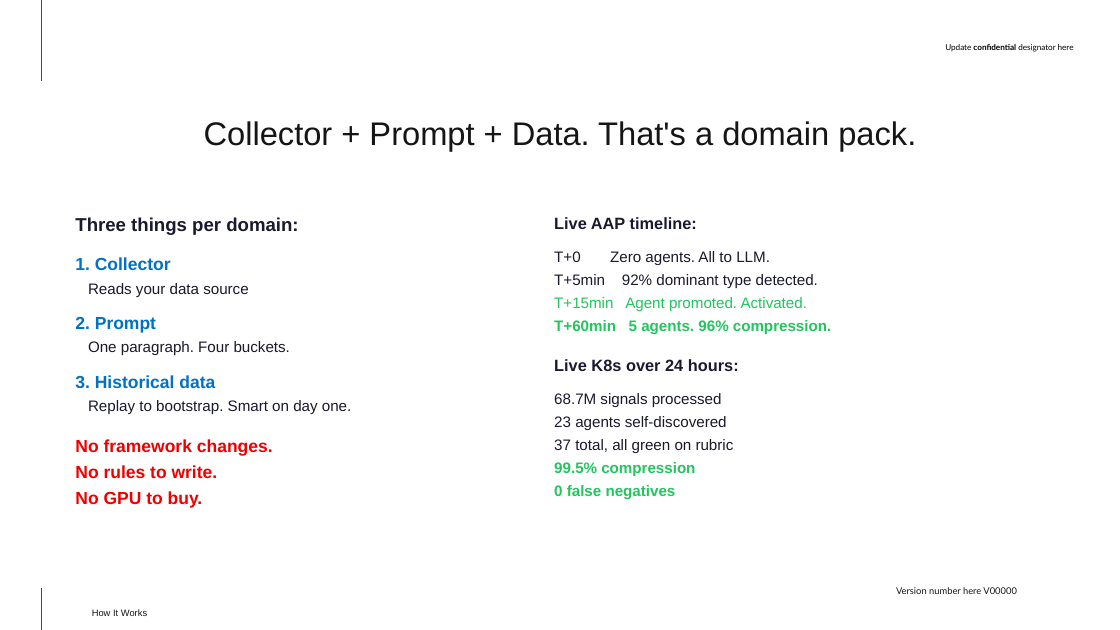
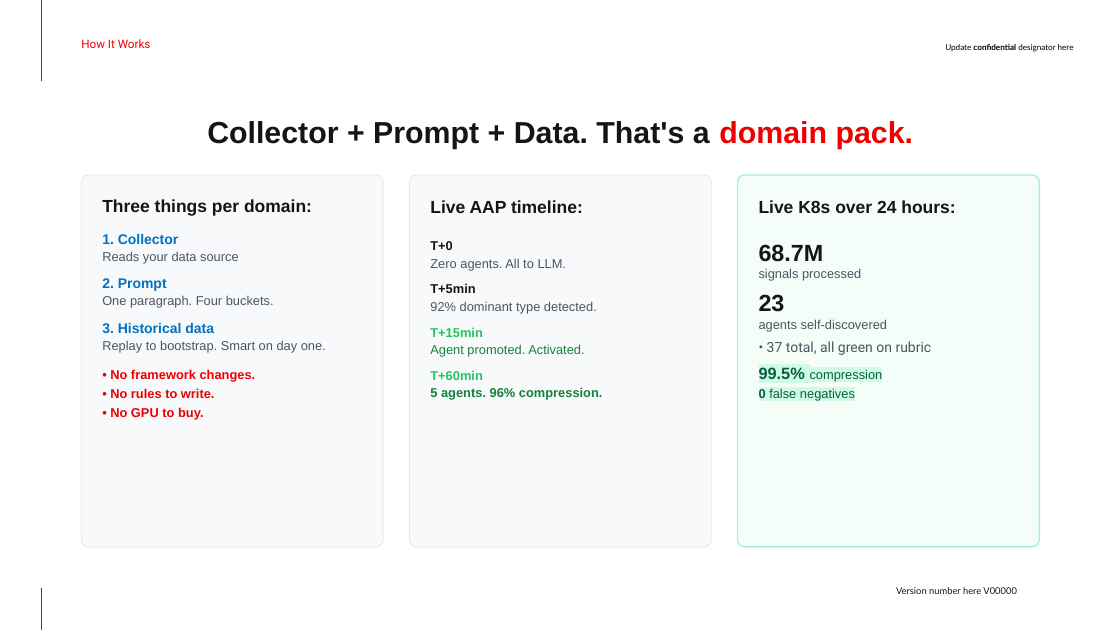
Before and after one commit to jkershawrh/cascade-compression, a slide deck: slide 8 of docs/Cascade-Compression-Whitepaper-Deck.pptx. Drawn at 1120x630 pixels with LibreOffice and Linux fonts; fonts in the diff are those of the drawing; background and template pictures are left out. Boxes give left, top, right and bottom in pixels: in the first picture for what was removed or moved away, otherwise in the second. Text is boxed around its words. In the diff, an @@ line names an element or a change of style, - is before the commit and + after.

```diff
--- a/docs/Cascade-Compression-Whitepaper-Deck.pptx
+++ b/docs/Cascade-Compression-Whitepaper-Deck.pptx
@@ subtitle "How It Works": place and size @@
-subtitle "How It Works" at (92,609,147,616)
+subtitle "How It Works" at (81,39,151,48)
@@ subtitle "How It Works" at (81,39,151,48): size 8 to 10 pt, font Arial to Roboto, text colour #151515 to #EE0000; indent changed; vertical alignment bottom to middle @@
@@ title "Collector + Prompt + Data. ..." at (207,121,914,149): size 28 to 26 pt, bold on; text colour #151515 to #EE0000 in "domain pack." @@
@@ text "Three things per domain:": place and size @@
-text "Three things per domain:" at (75,217,351,508)
+text "Three things per domain:" at (102,199,326,420)
@@ text "Three things per domain:" at (102,199,326,420): vertical alignment top to middle @@
@@ rounded rectangle added at (82,175,383,547), fill #F8F9FA, outline #E5E7EB 0.75 pt @@
@@ rounded rectangle added at (409,175,711,547), fill #F8F9FA, outline #E5E7EB 0.75 pt @@
@@ text "Live K8s over 24 hours:": place and size @@
-text "Live K8s over 24 hours:" at (554,217,831,499)
+text "Live K8s over 24 hours:" at (759,200,955,401)
@@ rounded rectangle added at (738,175,1039,547), fill #F4FDF7, outline #A7F3D0 1.13 pt @@
@@ text at (102,199,326,353): size 16 to 15 pt, text colour #1A1A2E to #151515 in "Three things per domain:"; size 15 to 12 pt in "1. Collector", "2. Prompt", "3. Historical data"; size 13 to 11 pt, text colour #1A1A2E to #4B5563 in "Reads your data source", "One paragraph. Four buckets.", "Replay to bootstrap. Smart on day one."; less space between paragraphs; more space between paragraphs @@
@@ text added at (430,200,603,400), 11 pt, text #15803D @@
+Live AAP timeline:
+T+0
+Zero agents. All to LLM.
+T+5min
+92% dominant type detected.
+T+15min
+Agent promoted. Activated.
+T+60min
+5 agents. 96% compression.
@@ text at (759,200,955,401): size 14 to 15 pt, text colour #1A1A2E to #151515 in "Live K8s over 24 hours:"; size 13 to 14 pt in "99.5%"; size 13 to 11 pt in "compression", "0 false negatives"; text colour #22C55E to #065F46, highlight none to #D1FAE5 in "99.5% compression", "0 false negatives"; bold off in "compression", "false negatives"; less space between paragraphs; more space between paragraphs @@
@@ text at (554,217,831,334): paragraphs removed @@
-Live AAP timeline:
-T+0 Zero agents. All to LLM.
-T+5min 92% dominant type detected.
-T+15min Agent promoted. Activated.
-T+60min 5 agents. 96% compression.
@@ text at (759,244,932,355): text changed; size 13 to 11 pt; text colour #1A1A2E to #4B5563 @@
-68.7M signals processed
-23 agents self-discovered
-37 total, all green on rubric
+68.7M
+signals processed
+23
+agents self-discovered
+• 37 total, all green on rubric
@@ text at (110,369,256,420): text changed; size 15 to 11 pt @@
-No framework changes.
-No rules to write.
-No GPU to buy.
+• No framework changes.
+• No rules to write.
+• No GPU to buy.
```
Also in this commit, not shown: 9 other slides changed, 1 slide added, 1 slide removed.
